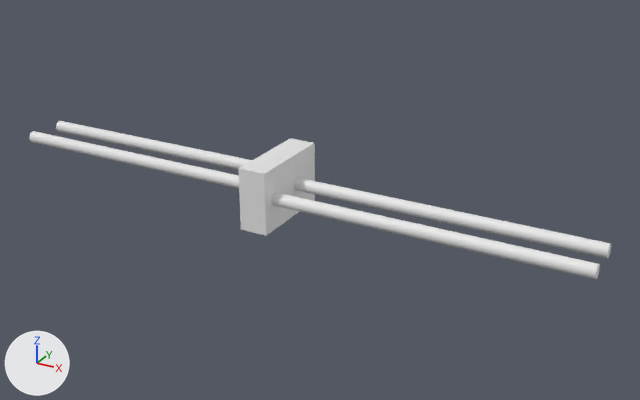
Before and after pictures for a commit that changed the Blender file ReciprocatingEngine.blend.
The view is the same before and after, from a 50 mm lens placed at (2.68, -4.34, 2.13), pointed at (0.24, 0.09, -0.08). Lighting does not change. The marker at lower left points along +X, +Y and +Z.

Names of what the first picture shows: 'Cube', 'CylinderHoner', 'CylinderHoner.001', 'CylinderHoner.002', 'CylinderHoner.003'.
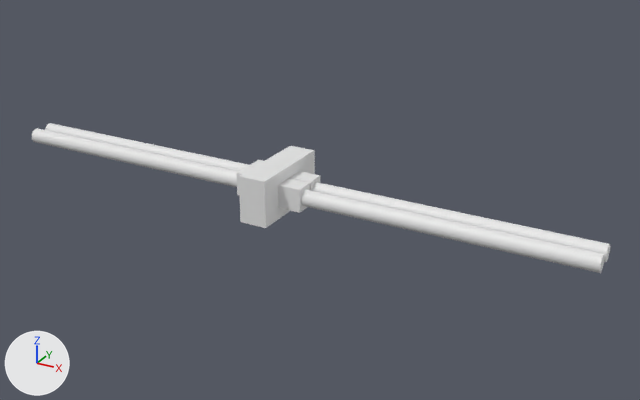
Boxes [x1, y1, x2, y2] around the edits, measured in the pictures (640 x 400 px):
'CylinderHoner', moved, rescaled (8% narrower)
    before: [271, 192, 600, 279]
    after: [301, 190, 605, 273]
'Cube', rescaled (16% shorter)
    before: [238, 138, 315, 236]
    after: [239, 146, 315, 228]
'CylinderHoner.002', moved, rescaled
    before: [294, 178, 611, 258]
    after: [312, 182, 610, 262]
'CylinderHoner.003', moved, rescaled
    before: [29, 131, 239, 189]
    after: [32, 128, 238, 187]
'CylinderHoner.001', moved, rescaled
    before: [56, 121, 252, 170]
    after: [45, 123, 249, 171]
'Cube.002', added
    after: [278, 178, 310, 213]
'Cube.001', added
    after: [290, 171, 320, 191]
'Cube.003', added
    after: [236, 166, 253, 195]

What changed in the scene script:
```text
Change ob_cylinderhoner:
    ob_cylinderhoner.location: (1.0, -0.19, 0.0) -> (1.0, -0.09, 0.0)
    ob_cylinderhoner.scale: (1.0, 1.0, 1.0) -> (1.25, 1.25, 1.0)
Change ob_cube:
    ob_cube.scale: (90.0, 300.0, 200.0) -> (90.0, 300.0, 150.0)
Change ob_cylinderhoner_001:
    ob_cylinderhoner_001.location: (-1.0, 0.19, 0.0) -> (-1.0, 0.09, 0.0)
    ob_cylinderhoner_001.scale: (1.0, 1.0, 1.0) -> (1.25, 1.25, 1.0)
Change ob_cylinderhoner_002:
    ob_cylinderhoner_002.location: (1.0, 0.075, 0.0) -> (1.0, 0.043, 0.0)
    ob_cylinderhoner_002.scale: (1.0, 1.0, 1.0) -> (1.25, 1.25, 1.0)
Change ob_cylinderhoner_003:
    ob_cylinderhoner_003.location: (-1.0, -0.075, 0.0) -> (-1.0, -0.043, 0.0)
    ob_cylinderhoner_003.scale: (1.0, 1.0, 1.0) -> (1.25, 1.25, 1.0)
Add ob_cube_003:
    ob_cube_003 = bpy.data.objects.new('Cube.003', me_cube_001.copy())  # the mesh of ob_cube
    ob_cube_003.location = (-0.165, -0.043, 0.0)
    ob_cube_003.scale = (75.0, 62.5, 75.0)
Add ob_cube_002:
    ob_cube_002 = bpy.data.objects.new('Cube.002', me_cube_001.copy())  # the mesh of ob_cube
    ob_cube_002.location = (0.165, -0.09, 0.0)
    ob_cube_002.scale = (75.0, 62.5, 75.0)
Add ob_cube_001:
    ob_cube_001 = bpy.data.objects.new('Cube.001', me_cube_001.copy())  # the mesh of ob_cube
    ob_cube_001.location = (0.165, 0.043, 0.0)
    ob_cube_001.scale = (75.0, 62.5, 75.0)
```
